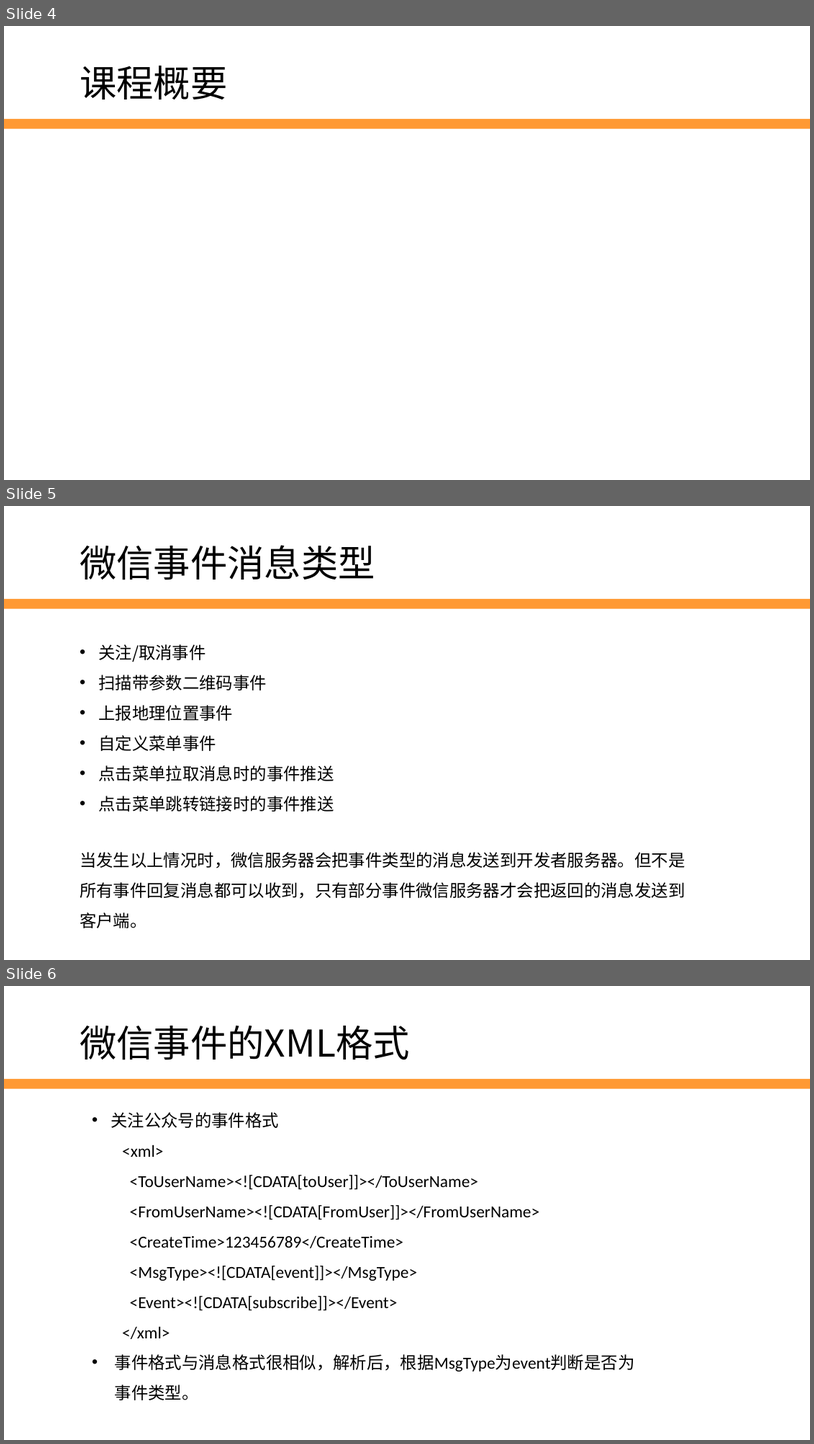
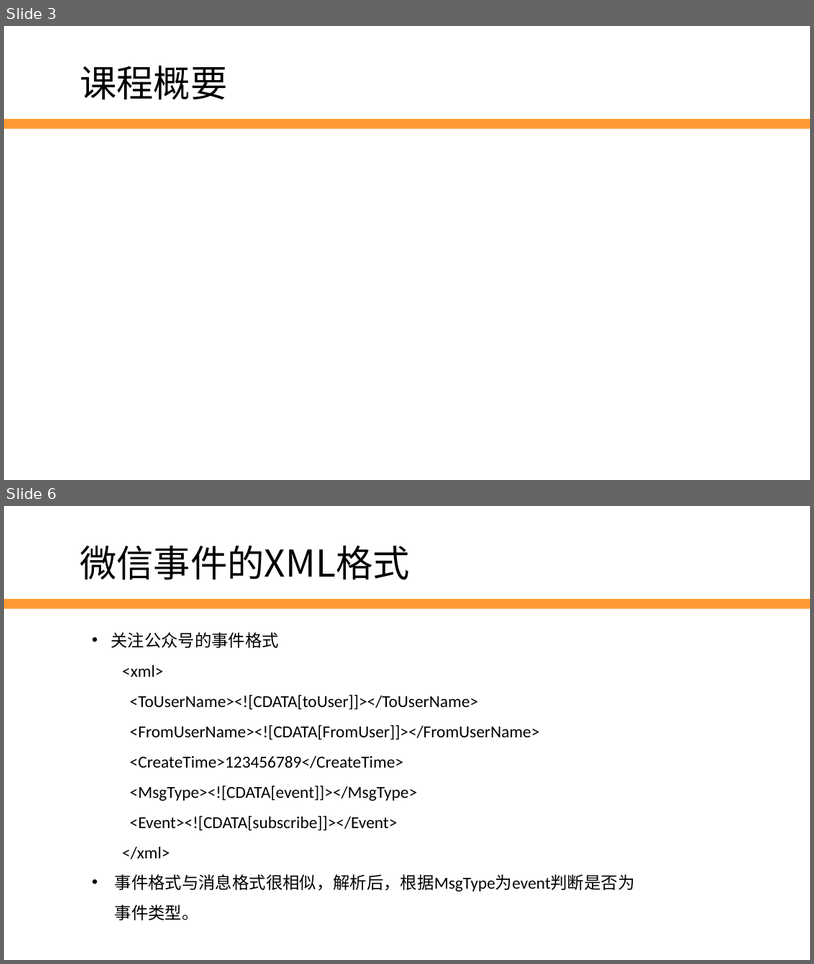
Before and after one commit to edu2act/2017-2018_1st_Wechat_Web_Programming, a slide deck: 第7讲 素材与图文消息.pptx. Shown one above the other, each under a label of ours: slides 4, 5 and 6 before the commit, slides 3 and 6 after it; the slides between them are not shown. The pictures are 814x1444 and 814x964 pixels, drawn with LibreOffice and Linux fonts; fonts in the diff are those of the drawing; background and template pictures are left out. Boxes give left, top, right and bottom in pixels: in the first picture for what was removed or moved away, otherwise in the second. Text is boxed around its words. In the diff, an @@ line names an element or a change of style, - is before the commit and + after.

```diff
--- a/第7讲 素材与图文消息.pptx
+++ b/第7讲 素材与图文消息.pptx
@@ slide 5 removed at <box>4,506,810,960</box>, background #FFFFFF; not listed: 1 template element that a slide beside it also shows @@
@@ text removed at <box>80,545,376,580</box> @@
-微信事件消息类型
@@ text removed at <box>98,644,334,811</box> @@
-• 关注/取消事件
-• 扫描带参数二维码事件
-• 上报地理位置事件
-• 自定义菜单事件
-• 点击菜单拉取消息时的事件推送
-• 点击菜单跳转链接时的事件推送
@@ text removed at <box>80,852,685,928</box> @@
-当发生以上情况时，微信服务器会把事件类型的消息发送到开发者服务器。但不是所有事件回复消息都可以收到，只有部分事件微信服务器才会把返回的消息发送到客户端。
@@ what was slide 4 is now slide 3 @@
```
Also in this commit, not shown: 3 slides changed, 1 slide added, 7 other files.
